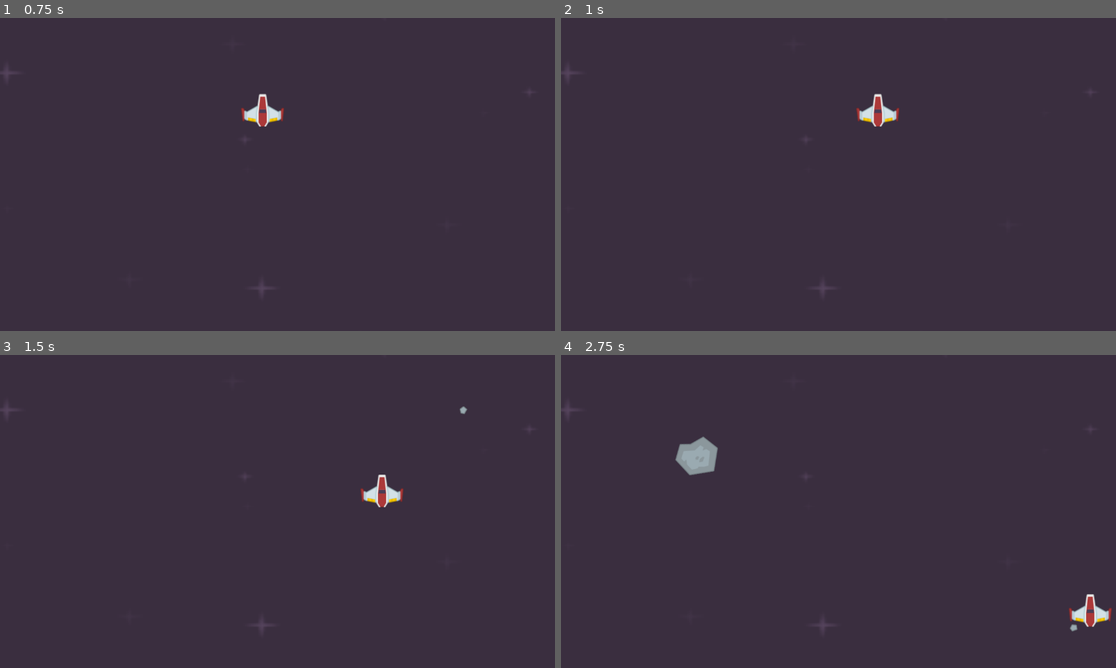
Above: before the commit, frames 1-4 (two rows, left to right).
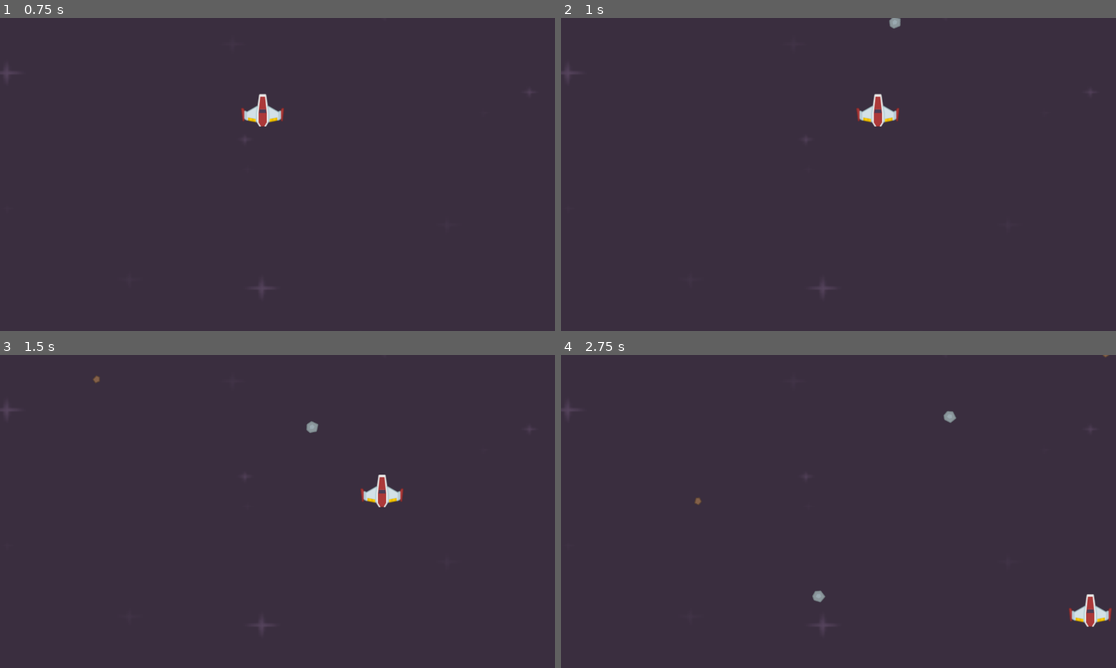
Above: after the commit, the same moments.

Repository: Yrthgze/GodotCrashCourese
Game: Godot game, scene res://Scenes/level.tscn
The game is run twice, just before and just after one commit, with the same random seed, the same clock (stepped at 60 frames per second) and the same inputs.
Inputs:
- Up to frame 1 (0.75 s): tap Enter at 0.5 s; hold Right (right) from 0.53 s (still down)
- Up to frame 2 (1 s): keep holding Right (right)
- Up to frame 3 (1.5 s): release Right (right) at 1.28 s; hold Down (down) from 1.28 s (still down)
- Up to frame 4 (2.75 s): release Down (down) at 2.03 s; hold Right (right) from 2.03 s (still down)

Frame 1 is identical in both runs. In frame 2, less than 0.1% of the frame differs, in the area x 59-62%, y 0-4%; in frame 3, 0.1%; in frame 4, 0.9%, in the area x 20-99%, y 0-89%.

Commit message:
[GodotCrashCourse]: Layer and mask cleaning. Collisions ordering

Diff:
--- a/CrashCourse#1/Scenes/laser.tscn
+++ b/CrashCourse#1/Scenes/laser.tscn
@@ -7,6 +7,8 @@
 height = 52.0
 
 [node name="Laser" type="Area2D"]
+collision_layer = 8
+collision_mask = 2
 
 [node name="Sprite2D" type="Sprite2D" parent="."]
 texture = ExtResource("1_vvobx")
--- a/CrashCourse#1/Scenes/level.tscn
+++ b/CrashCourse#1/Scenes/level.tscn
@@ -31,12 +31,14 @@
 scale = Vector2(-5.184, -44.581)
 
 [node name="RightWall" type="StaticBody2D" parent="Borders"]
+collision_layer = 4
 
 [node name="CollisionShape2D" type="CollisionShape2D" parent="Borders/RightWall"]
 shape = SubResource("RectangleShape2D_i7bb0")
 
 [node name="LeftWall" type="StaticBody2D" parent="Borders"]
 position = Vector2(261.381, -0.0672939)
+collision_layer = 4
 
 [node name="CollisionShape2D" type="CollisionShape2D" parent="Borders/LeftWall"]
 shape = SubResource("RectangleShape2D_i7bb0")
@@ -44,6 +46,7 @@
 [node name="TopWall" type="StaticBody2D" parent="Borders"]
 position = Vector2(139.082, 8.63596)
 scale = Vector2(-17.7545, -0.0838856)
+collision_layer = 4
 
 [node name="CollisionShape2D" type="CollisionShape2D" parent="Borders/TopWall"]
 position = Vector2(0.325947, -1.60441)
@@ -52,12 +55,14 @@
 [node name="BottomWall" type="StaticBody2D" parent="Borders"]
 position = Vector2(138.696, -8.56867)
 scale = Vector2(28.6795, 0.0722505)
+collision_layer = 4
 
 [node name="CollisionShape2D" type="CollisionShape2D" parent="Borders/BottomWall"]
 position = Vector2(-0.343032, 0)
 shape = SubResource("RectangleShape2D_rtptk")
 
 [node name="MeteorTimer" type="Timer" parent="."]
+wait_time = 0.503
 autostart = true
 script = ExtResource("4_ityqm")
 
--- a/CrashCourse#1/Scenes/meteor.gd
+++ b/CrashCourse#1/Scenes/meteor.gd
@@ -2,6 +2,7 @@
 var meteorColors = ["Brown", "Grey"]
 var meterSizes = ["big", "med", "small", "tiny"]
 var rng: RandomNumberGenerator = RandomNumberGenerator.new()
+var speed = rng.randi_range(10, 400)
 var rotation_speed = rng.randf_range(-0.1, 0.1)
 var direction_change = rng.randf_range(-0.5, 0.5)
 
@@ -11,7 +12,8 @@
 	var meteorSize = meterSizes[rng.randi_range(0, meterSizes.size() - 1)]
 	var sprite_number = 1;
 	var final_path = base_path + meteorColor + "_" + meteorSize + str(sprite_number) + ".png"
-	$Sprite2D.texture = ResourceLoader.load(final_path)
+	$Sprite2D.texture = load(final_path)
+
 func _ready():
 	select_random_sprite()
 
@@ -21,8 +23,9 @@
 	position = Vector2(random_x, random_y)
 
 func _process(delta):
-	position += Vector2(direction_change, 1) * 400 * delta
+	position += Vector2(direction_change, 1) * speed * delta
 	rotation += rotation_speed
 
 func _on_body_entered(body):
-	pass
+	print("Collide with ")
+	print(body)
--- a/CrashCourse#1/Scenes/meteor.tscn
+++ b/CrashCourse#1/Scenes/meteor.tscn
@@ -7,6 +7,8 @@
 radius = 21.0
 
 [node name="Meteor" type="Area2D"]
+collision_layer = 2
+collision_mask = 9
 script = ExtResource("1_fxur6")
 
 [node name="Sprite2D" type="Sprite2D" parent="."]
--- a/CrashCourse#1/Scenes/player.tscn
+++ b/CrashCourse#1/Scenes/player.tscn
@@ -4,6 +4,7 @@
 [ext_resource type="Texture2D" uid="uid://r0ic7c1pw2ug" path="res://kenney_space-shooter-redux/PNG/playerShip1_red.png" id="1_vkdja"]
 
 [node name="Player" type="CharacterBody2D"]
+collision_mask = 6
 script = ExtResource("1_acyul")
 
 [node name="PlayerImage" type="Sprite2D" parent="."]
--- a/CrashCourse#1/project.godot
+++ b/CrashCourse#1/project.godot
@@ -43,6 +43,13 @@
 ]
 }
 
+[layer_names]
+
+2d_physics/layer_1="Player"
+2d_physics/layer_2="Meteor"
+2d_physics/layer_3="Walls"
+2d_physics/layer_4="Laser"
+
 [rendering]
 
 renderer/rendering_method="gl_compatibility"
